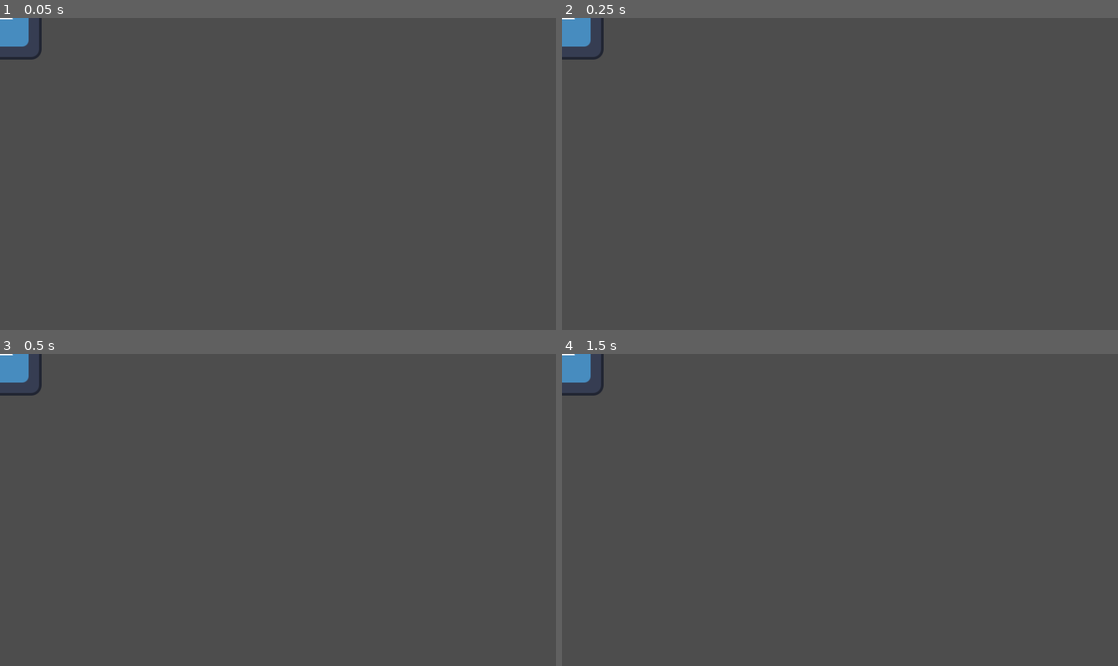
Above: before the commit, frames 1-4 (two rows, left to right).
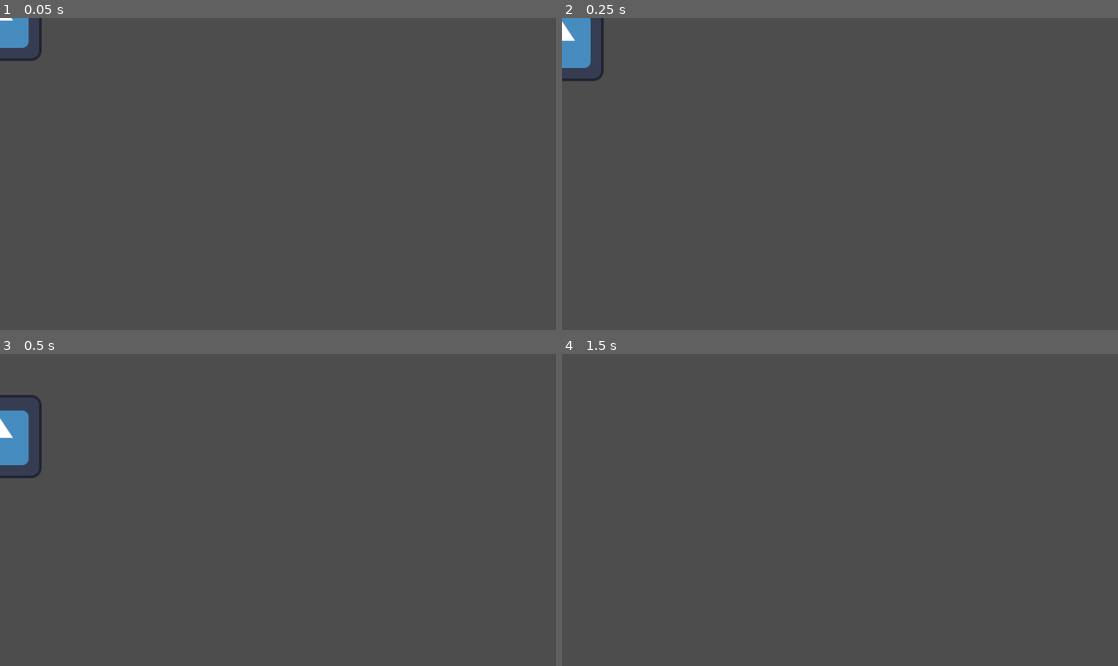
Above: after the commit, the same moments.

Repository: WinterAtne/Cancer_Bear
Game: Godot game, scene res://scenes/enemies/enemy.tscn
Same seed, same stepped clock (60 frames per second), same inputs: the game is played once before the commit and once after it. This scene is started directly instead of the project's main scene. The engine's default icon, where the game draws it, is replaced by a stand-in: a white triangle on a blue panel in a dark square.
Inputs:
- Up to frame 1 (0.05 s): no input
- Up to frame 2 (0.25 s): no input
- Up to frame 3 (0.5 s): no input
- Up to frame 4 (1.5 s): hold D (right) from 0.53 s (still down); tap W (up) at 0.6, 0.77, 1.07 s; tap 1 (spell_1) at 1.35 s

The runs differ from the first frame. In frame 1, 0.1% of the frame differs, in the area x 0-8%, y 0-14%; in frame 2, 0.6%; in frame 3, 1.7%, in the area x 0-8%, y 0-40%; in frame 4, 0.6%.
Error before the commit: Invalid access to property or key 'detection_range' on a base object of type 'Nil'. (res://scenes/enemies/enemy.gd:16)

Commit message:
Updated enemies and hitboxes

Diff:
--- /dev/null
+++ b/scenes/damage_system/default_health.tres
@@ -0,0 +1,7 @@
+[gd_resource type="Resource" script_class="Health_Profile" load_steps=2 format=3 uid="uid://cx6s6xkac07ge"]
+
+[ext_resource type="Script" path="res://scenes/damage_system/health_profile.gd" id="1_wbvpx"]
+
+[resource]
+script = ExtResource("1_wbvpx")
+max_health = 1
--- /dev/null
+++ b/scenes/damage_system/health_profile.gd
@@ -0,0 +1,4 @@
+extends Resource
+class_name Health_Profile
+
+@export var max_health : int = 1
--- a/scenes/damage_system/hit_box.gd
+++ b/scenes/damage_system/hit_box.gd
@@ -1,8 +1,39 @@
 extends Area2D
 
-signal hit(damage : int)
+var health_profile : Health_Profile
+
+signal hit(damage : int,  health : int)
+signal die
+
+var current_health : int = -1
+var health_is_ready : bool = false
+
+func _ready() -> void:
+	await owner.ready # We get our health_profile from the owner
+	current_health = health_profile.max_health
+	health_is_ready = true
+
 
 func _on_area_entered(area):
 	if area is HurtBox:
-		print(area.damage)
-		hit.emit(area.damage)
+		if not health_is_ready: # We get our health_profile from the owner
+			await owner.ready
+
+
+		current_health -= area.damage
+		hit.emit(area.damage, current_health)
+		if current_health <= 0:
+			die.emit()
+
+
+
+
+
+func heal(amount : int):
+	if not health_is_ready: # We get our health_profile from the owner
+			await owner.ready
+
+
+	current_health += amount
+	if current_health > health_profile.max_health:
+		current_health = health_profile.max_health
--- a/scenes/enemies/default_enemy.tres
+++ b/scenes/enemies/default_enemy.tres
@@ -1,6 +1,7 @@
-[gd_resource type="Resource" script_class="Enemy" load_steps=2 format=3 uid="uid://bkmwbs8lecvjl"]
+[gd_resource type="Resource" script_class="Enemy" load_steps=3 format=3 uid="uid://bkmwbs8lecvjl"]
 
 [ext_resource type="Script" path="res://scenes/enemies/enemy_definition.gd" id="1_4klar"]
+[ext_resource type="Resource" uid="uid://cx6s6xkac07ge" path="res://scenes/damage_system/default_health.tres" id="1_keo54"]
 
 [resource]
 script = ExtResource("1_4klar")
@@ -11,3 +12,4 @@
 can_fly = false
 detection_range = 200.0
 max_detection_angle = 0.785398
+health_profile = ExtResource("1_keo54")
--- a/scenes/enemies/enemy.gd
+++ b/scenes/enemies/enemy.gd
@@ -14,6 +14,9 @@
 
 func _ready():
 	player_detector.target_position = Vector2.RIGHT * enemy_definition.detection_range
+	%HitBox.health_profile = enemy_definition.health_profile
+	%HitBox.hit.connect(_take_damage.bind())
+	%HitBox.die.connect(_die.bind())
 
 
 func _physics_process(delta) -> void:
@@ -67,3 +70,13 @@
 
 	else:
 		player_detected = false
+
+
+
+func _take_damage(damage : int, health : int):
+	pass
+
+
+func _die():
+	queue_free()
+	pass
--- a/scenes/enemies/enemy.tscn
+++ b/scenes/enemies/enemy.tscn
@@ -1,10 +1,14 @@
-[gd_scene load_steps=3 format=3 uid="uid://dt0nuu2f2y5u7"]
+[gd_scene load_steps=5 format=3 uid="uid://dt0nuu2f2y5u7"]
 
 [ext_resource type="Script" path="res://scenes/enemies/enemy.gd" id="1_s1jfs"]
 [ext_resource type="Texture2D" uid="uid://c6fc6b13575ch" path="res://assets/icon.svg" id="2_eoshw"]
+[ext_resource type="Resource" uid="uid://bkmwbs8lecvjl" path="res://scenes/enemies/default_enemy.tres" id="2_g013p"]
+[ext_resource type="PackedScene" uid="uid://b5y48km7qnkcy" path="res://scenes/damage_system/hit_box.tscn" id="3_g5od6"]
 
-[node name="Enemy" type="CharacterBody2D"]
+[node name="Enemy" type="CharacterBody2D" node_paths=PackedStringArray("player")]
 script = ExtResource("1_s1jfs")
+enemy_definition = ExtResource("2_g013p")
+player = NodePath(".")
 
 [node name="Sprite2D" type="Sprite2D" parent="."]
 texture = ExtResource("2_eoshw")
@@ -13,3 +17,6 @@
 unique_name_in_owner = true
 target_position = Vector2(1, 0)
 hit_from_inside = true
+
+[node name="HitBox" parent="." instance=ExtResource("3_g5od6")]
+unique_name_in_owner = true
--- a/scenes/enemies/enemy_definition.gd
+++ b/scenes/enemies/enemy_definition.gd
@@ -19,3 +19,7 @@
 @export_group("Player Interaction")
 @export var detection_range : float = 200
 @export var max_detection_angle : float = PI/4
+
+# Stats
+@export_group("Stats")
+@export var health_profile : Health_Profile
